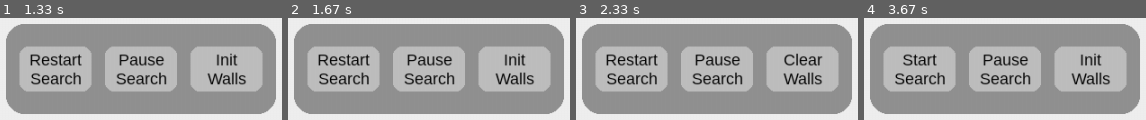
Above: before the commit, frames 1-4 (left to right).
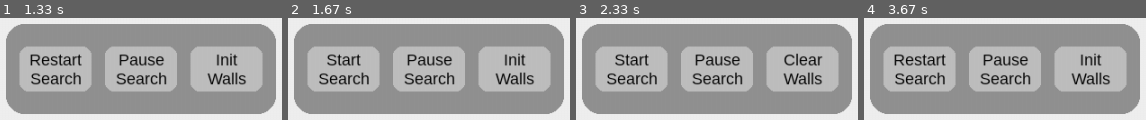
Above: after the commit, the same moments.

Repository: Kiwi-qiqi/Path_Planning
Game: pygame game, started from Test/Button_Test.py
Two runs of this game, one before a commit and one after it. Both use one fixed random seed, a clock stepped at 60 frames per second and the inputs below.
Inputs (mouse positions are in pixels of both pictures, inside the frame that each line leads up to):
- Up to frame 1 (1.33 s): press the mouse at (56, 69) at 0.37 s; move the mouse to (outside the picture) at 0.47 s; release the mouse at (outside the picture) at 0.6 s; click (141, 69) at 1.28 s
- Up to frame 2 (1.67 s): press the mouse at (429, 69) at 1.57 s
- Up to frame 3 (2.33 s): move the mouse to (677, 58) at 1.67 s; release the mouse at (638, 48) at 1.8 s; click (801, 69) at 2.15 s
- Up to frame 4 (3.67 s): press the mouse at (1005, 69) at 2.43 s; move the mouse to (outside the picture) at 2.53 s; move the mouse to (outside the picture) at 2.63 s; release the mouse at (outside the picture) at 2.67 s; press the mouse at (1089, 69) at 2.9 s; move the mouse to (outside the picture) at 3 s; release the mouse at (outside the picture) at 3.13 s; move the mouse to (outside the picture) at 3.23 s; click (outside the picture) at 3.33 s; press the mouse at (920, 69) at 3.6 s

Frame 1 is identical in both runs. In frame 2, 1.3% of the frame differs, in the area x 10-30%, y 35-48%; in frame 3, 1.3%; in frame 4, 1.3%.

Commit message:
Add button logic, lack of Resume Search logical

Diff:
--- a/Map/Button.py
+++ b/Map/Button.py
@@ -28,7 +28,10 @@
         # 计算按钮的padding和y坐标
         self.button_padding = (panel.panel_width  - button_width * 3) // 4
         self.button_y       = (panel.panel_height - button_height) // 2
-        self.initialize(panel)
+        self.initialize()
+
+        self.init_button(panel)
+
 
 #----------------------------------------Button初始化部分----------------------------------------
     def init_pygame(self):
@@ -44,7 +47,7 @@
         self.restart_search       = False
         self.resume_search        = False
 
-        self.search_signal        = False
+        self.dynamic_visualize    = False
 
         # Button 2
         self.pause_search         = False
@@ -58,14 +61,36 @@
         # 起点, 终点, 障碍物是否变化
         self.state_changed        = False
 
+        self.search_over          = False
+
     def init_font(self):
         self.font = pygame.font.SysFont('Helvetica', 18)
 
+    def init_text(self):
+        # 定义按钮列表和点击事件    setattr() 函数, 用来设置对象的属性值
+        self.text = [
+            {'label': 'Start\nSearch', 'rect': None, 'callback': lambda: setattr(self, 'start_search', True)},
+            {'label': 'Pause\nSearch', 'rect': None, 'callback': lambda: setattr(self, 'pause_search', True)},
+            {'label': 'Init\nWalls',   'rect': None, 'callback': lambda: setattr(self, 'init_walls', True)}]
+
+    def initialize(self):
+        self.init_pygame()
+        self.init_color()
+        self.init_bool_state()
+        self.init_font()
+        self.init_text()
+
+#----------------------------------------Button文字处理与更新部分----------------------------------------
+
     def button_with_text(self, index):
+        """
+        将每个按钮上增加对应的文字
+        """
         button = pygame.Surface((self.button_width, self.button_height), pygame.SRCALPHA)
         pygame.draw.rect(button, self.button_color, button.get_rect(), border_radius=10)
+
         # 将文本进行换行处理
-        text_lines = textwrap.wrap(self.buttons_with_text[index]['label'], width=5,
+        text_lines = textwrap.wrap(self.text[index]['label'], width=5,
                                    break_long_words=False, break_on_hyphens=False)
         # 计算文本总高度和行高
         total_height = len(text_lines) * self.font.get_height()
@@ -85,38 +110,29 @@
         Adds the text to the button surfaces.
         将文本添加到按钮表面上
         """
+        self.button_surfaces    = []
+
         for i in range(3):
             button = self.button_with_text(i)
             self.button_surfaces.append(button)
+
 
     def create_button(self, panel):
         for i, button in enumerate(self.button_surfaces):
             button_rect = button.get_rect()
             button_rect.x = panel.panel_rect.x + self.button_padding * (i + 1) + self.button_width * i
             button_rect.y = panel.panel_rect.y + self.button_y
-            self.buttons_with_text[i]['rect'] = button_rect
+            self.text[i]['rect'] = button_rect
             self.buttons_rect.append(button_rect)
 
 
     def init_button(self, panel):
-        self.button_surfaces    = []
         self.buttons_rect       = []
         self.buttons            = []
 
-        # 定义按钮列表和点击事件    setattr() 函数, 用来设置对象的属性值
-        self.buttons_with_text = [
-            {'label': 'Start\nSearch', 'rect': None, 'callback': lambda: setattr(self, 'start_search', True)},
-            {'label': 'Pause\nSearch', 'rect': None, 'callback': lambda: setattr(self, 'pause_search', True)},
-            {'label': 'Init\nWalls',   'rect': None, 'callback': lambda: setattr(self, 'init_walls', True)}]
         self.add_text_to_buttons()
         self.create_button(panel)
 
-    def initialize(self, panel):
-        self.init_pygame()
-        self.init_color()
-        self.init_bool_state()
-        self.init_font()
-        self.init_button(panel)
 
 
 #----------------------------------------Button位置更新部分----------------------------------------
@@ -140,61 +156,92 @@
         点击button后, 根据当前button状态执行相应操作
         """
         if index == 0:
+            # Button 1
             if self.start_search:
                 # start_search后，文字改变，且开始搜索路径
-                self.search_signal = True
-                self.buttons_with_text[index]['label'] = 'Restart\nSearch'
-                self.buttons_with_text[index]['callback']  = lambda: setattr(self, 'restart_search', True)
+                self.dynamic_visualize = True
+                self.text[index]['label'] = 'Restart\nSearch'
+                self.text[index]['callback']  = lambda: setattr(self, 'restart_search', True)
 
             if self.restart_search or self.state_changed:
                 if self.restart_search:
-                    self.search_signal = True
-                self.buttons_with_text[index]['label'] = 'Start\nSearch'
-                self.buttons_with_text[index]['callback']  = lambda: setattr(self, 'start_search', True)
+                    self.dynamic_visualize = True
+                self.text[index]['label'] = 'Start\nSearch'
+                self.text[index]['callback']  = lambda: setattr(self, 'start_search', True)
 
             if self.resume_search:
-                self.search_signal = True
-                self.buttons_with_text[index]['label'] = 'Restart\nSearch'
-                self.buttons_with_text[index]['callback']  = lambda: setattr(self, 'restart_search', True)
-
-                self.buttons_with_text[index+1]['label'] = 'Pause\nSearch'
-                self.buttons_with_text[index+1]['callback']  = lambda: setattr(self, 'pause_search', True)
+                self.dynamic_visualize = True
+                self.text[index]['label'] = 'Restart\nSearch'
+                self.text[index]['callback']  = lambda: setattr(self, 'restart_search', True)
+
+                self.text[index+1]['label'] = 'Pause\nSearch'
+                self.text[index+1]['callback']  = lambda: setattr(self, 'pause_search', True)
+
+        if index == 1:
+            # Button 2
+            if self.dynamic_visualize:
+                if self.pause_search:
+                    self.dynamic_visualize = False
+                    self.pause_search = False
+                    self.text[index]['label'] = 'Cancel\nSearch'
+                    self.text[index]['callback']  = lambda: setattr(self, 'cancel_search', True)
+
+                    # 点击暂停后, start_search 和 restart_search
+                    # 此时button 1文字也对应修改
+                    self.text[index-1]['label'] = 'Resume\nSearch'
+                    self.text[index-1]['callback']  = lambda: setattr(self, 'resume_search', True)
+                else:
+                    pass
+
+            if self.cancel_search:
+                self.dynamic_visualize = False
+                self.clear_path = True
+                # 取消搜索后，所有路径与已拓展网格全部清空
+                self.text[index]['label'] = 'Pause\nSearch'
+                self.text[index]['callback']  = lambda: setattr(self, 'pause_search', True)
+
+                # 此时button 1文字也对应修改
+                self.text[index-1]['label'] = 'Start\nSearch'
+                self.text[index-1]['callback']  = lambda: setattr(self, 'start_search', True)
+
+            if self.search_over:
+                # 如果搜索以及动态展示结束，则修改button2为Clear Path
+                self.search_over = False
+
+                self.text[index]['label'] = 'Clear\nPath'
+                self.text[index]['callback']  = lambda: setattr(self, 'clear_path', True)
+
+            if self.clear_path:
+                # 搜索结束后，点击clear_path全部清空所有路径与已拓展网格
+                self.dynamic_visualize = False
+                self.clear_path = True
+                self.text[index]['label'] = 'Pause\nSearch'
+                self.text[index]['callback']  = lambda: setattr(self, 'pause_search', True)
+
+                # 此时button 1文字也对应修改
+                self.text[index-1]['label'] = 'Start\nSearch'
+                print(self.text[index-1]['label'])
+                self.text[index-1]['callback']  = lambda: setattr(self, 'start_search', True)
 
         if index == 2:
-            if self.start_search or self.restart_search or self.resume_search:
-                if self.pause_search:
-                    self.search_signal = False
-                    self.buttons_with_text[index]['label'] = 'Cancel\nSearch'
-                    self.buttons_with_text[index]['callback']  = lambda: setattr(self, 'cancel_search', True)
-
-                    # 点击暂停后, start_search和restart_search
-                    # 此时button 1文字也对应修改
-                    self.buttons_with_text[index-1]['label'] = 'Resume\nSearch'
-                    self.buttons_with_text[index-1]['callback']  = lambda: setattr(self, 'resume_search', True)
-
-            if self.restart_search:
-                self.buttons_with_text[index]['label'] = 'Start\nSearch'
-                self.buttons_with_text[index]['callback']  = lambda: setattr(self, 'start_search', True)
-
-
-        if index == 2:
+            # Button 3
             # 第三个按钮有两种状态
             # 初始页面为Init Walls, 此时点击将生成随机障碍物, 而后按钮变为Clear Walls
             # 当存在障碍物时, 按钮状态为Clear Walls, 此时点击将清除所有的walls, 并将按钮名称改为'Init Walls'
             if self.init_walls:
                 # self.init_walls = False 这一步在执行完障碍物初始化后执行，在gridmap中
-                self.buttons_with_text[index]['label'] = 'Clear\nWalls'
-                self.buttons_with_text[index]['callback']  = lambda: setattr(self, 'clear_walls', True)
+                self.text[index]['label'] = 'Clear\nWalls'
+                self.text[index]['callback']  = lambda: setattr(self, 'clear_walls', True)
 
             if self.clear_walls:
                 # self.clear_walls = False 这一步在执行完障碍物初始化后执行，在gridmap中
-                self.buttons_with_text[index]['label'] = 'Init\nWalls'
-                self.buttons_with_text[index]['callback']  = lambda: setattr(self, 'init_walls', True)
+                self.text[index]['label'] = 'Init\nWalls'
+                self.text[index]['callback']  = lambda: setattr(self, 'init_walls', True)
 
 
     def button_click_event(self):
         mouse_pos = pygame.mouse.get_pos()
-        if all(not button['rect'].collidepoint(mouse_pos) for button in self.buttons_with_text):
+        if all(not button['rect'].collidepoint(mouse_pos) for button in self.text):
             # 如果只点击到panel, 而非button上
             self.button_click = False
 
@@ -202,12 +249,11 @@
             # 如果点击到了button上,此时禁止处理button处的网格
             self.button_click = True
 
-            for button in self.buttons_with_text:
+            for button in self.text:
                 if button['rect'].collidepoint(mouse_pos):
-                    button_index = self.buttons_with_text.index(button)
+                    button_index = self.text.index(button)
                     button['callback']()
 
                     self.execute_button_action(button_index)
-                    button = self.button_with_text(button_index)
-                    self.button_surfaces[button_index] = button
+                    self.add_text_to_buttons()
                     break
--- a/Map/pygame_test.py
+++ b/Map/pygame_test.py
@@ -1,73 +1,111 @@
 import pygame
-import panel as pn
-import sys
+import time
 
-# 初始化 Pygame 和 Panel
+# 初始化pygame
 pygame.init()
-pn.extension()
 
-# 设置游戏屏幕的大小和标题
-SCREEN_WIDTH, SCREEN_HEIGHT = 800, 600
-screen = pygame.display.set_mode((SCREEN_WIDTH, SCREEN_HEIGHT))
-pygame.display.set_caption('Pygame with Panel')
+# 定义颜色
+BLACK = (0, 0, 0)
+WHITE = (255, 255, 255)
 
-# 创建一个 Panel 应用，并定义 Panel 的大小和位置
-app = pn.Column(width=500, height=400)
-app_pos = (150, 100)
+# 设置窗口大小
+WINDOW_SIZE = (400, 400)
+screen = pygame.display.set_mode(WINDOW_SIZE)
 
-# 创建一个 Checkbox，并将其与一段文本绑定在一起
-checkbox = pn.widgets.Checkbox(name='选项 1', width=100)
-text = pn.pane.Markdown('这里是选项 1 执行的内容')
+# 设置窗口标题
+pygame.display.set_caption("倒数10秒")
 
-# 定义当 Checkbox 被选中时执行的函数
-def checkbox_callback(event):
-    if event.new:
-        # Checkbox 被选中
-        checkbox.label = '✓ 选项 1'
-        text.object = '这里是选项 1 执行的内容'
-        # 执行选项 1 对应的功能
-        print('执行选项1')
-    else:
-        # Checkbox 被取消选中
-        checkbox.label = '○ 选项 1'
-        text.object = ''
-        # 取消选项 1 对应的功能
-        print('不执行选项1')
+# 定义字体
+font = pygame.font.SysFont(None, 24)
 
-# 将 Checkbox 的回调函数绑定到其 on_change 事件上
-# checkbox._comm_change('value', checkbox_callback)
-checkbox._comm_change['value'] = [checkbox_callback]
+# 定义按钮
+start_button_rect = pygame.Rect(50, 250, 100, 50)
+start_button_color = WHITE
+start_button_text = font.render("Start", True, BLACK)
+start_button_text_rect = start_button_text.get_rect(center=start_button_rect.center)
+start_button_pressed = False
 
+pause_button_rect = pygame.Rect(250, 250, 100, 50)
+pause_button_color = WHITE
+pause_button_text = font.render("Pause", True, BLACK)
+pause_button_text_rect = pause_button_text.get_rect(center=pause_button_rect.center)
+pause_button_pressed = False
 
-# 在 Panel 上添加 Checkbox 和文本
-app.append(checkbox)
-app.append(text)
+# 定义倒数时长
+countdown = 10
+start_time = None
+pause_time = None
 
-# 定义 Panel 的位置和大小，以及 Panel 是否被拖动
-panel_rect = pygame.Rect(app_pos[0], app_pos[1], app.width, app.height)
-is_dragging_panel = False
-
-# 游戏主循环
+# 游戏循环
 while True:
-    # 处理游戏事件
+    # 检查事件
     for event in pygame.event.get():
         if event.type == pygame.QUIT:
             pygame.quit()
-            sys.exit()
+            quit()
         elif event.type == pygame.MOUSEBUTTONDOWN:
-            # 检查鼠标是否在 Panel 上单击
-            if panel_rect.collidepoint(event.pos):
-                is_dragging_panel = True
-        elif event.type == pygame.MOUSEBUTTONUP:
-            # 停止拖动 Panel
-            is_dragging_panel = False
-        elif event.type == pygame.MOUSEMOTION:
-            # 如果正在拖动 Panel，移动 Panel 到新位置
-            if is_dragging_panel:
-                panel_rect.move_ip(event.rel)
-                app_pos = (panel_rect.left, panel_rect.top)
+            if start_button_rect.collidepoint(event.pos):
+                if not start_button_pressed:
+                    start_button_pressed = True
+                    start_time = time.time()
+                    pause_time = None
+                    start_button_text = font.render("Start", True, BLACK)
+                    pause_button_text = font.render("Pause", True, BLACK)
+            elif pause_button_rect.collidepoint(event.pos):
+                if start_button_pressed:
+                    pause_button_pressed = not pause_button_pressed
+                    if pause_button_pressed:
+                        pause_button_text = font.render("Cancel", True, BLACK)
+                        start_button_text = font.render("Continue", True, BLACK)
+                        pause_time = time.time()
+                    else:
+                        pause_button_text = font.render("Pause", True, BLACK)
+                        start_button_text = font.render("Start", True, BLACK)
+                        start_time += time.time() - pause_time
 
-    # 绘制屏幕背景和 Panel
-    screen.fill((255, 255, 255))
-    app.show(port=pygame.display.get_wm_info()['window'])
+    # 绘制界面
+    screen.fill(BLACK)
+    countdown_text = font.render(str(countdown), True, WHITE)
+    countdown_text_rect = countdown_text.get_rect(center=screen.get_rect().center)
+    screen.blit(countdown_text, countdown_text_rect)
+    pygame.draw.rect(screen, start_button_color, start_button_rect)
+    screen.blit(start_button_text, start_button_text_rect)
+    pygame.draw.rect(screen, pause_button_color, pause_button_rect)
+    screen.blit(pause_button_text, pause_button_text_rect)
+
+    # 更新界面
     pygame.display.update()
+
+    # 计算倒数时间
+    if start_button_pressed and not pause_button_pressed:
+        countdown = 10 - int(time.time() - start_time)
+        if countdown <= 0:
+            countdown = 0
+            start_button_pressed = False
+            start_button_text = font.render("Start", True, BLACK)
+            pause_button_text = font.render("Pause", True, BLACK)
+            start_time = None
+            pause_time = None
+    elif start_button_pressed and pause_button_pressed:
+        countdown = countdown
+    else:
+        countdown = 10
+
+    # 退出pygame
+
+
+# 在这个代码中，我们首先使用Pygame创建了一个窗口，
+# 并定义了两个按钮，一个是“Start”按钮，另一个是“Pause”按钮。
+# 我们还定义了倒数时长变量，初始值为10。
+# 然后，在游戏循环中，我们不断检查事件，例如鼠标点击事件，以响应用户的操作。
+# 当用户点击“Start”按钮时，倒计时开始，当用户点击“Pause”按钮时，倒计时暂停，
+# 当用户再次点击“Continue”按钮时，倒计时继续，
+# 当用户再次点击“Cancel”按钮时，倒计时被取消，重新开始从10秒开始倒计时。
+
+# 我们使用time模块来计算时间，使用pygame的渲染机制来绘制倒计时和按钮。
+# 在绘制按钮时，我们检查按钮是否被按下，如果是，则将按钮颜色和文本更改为相应的状态。
+
+# 最后，当倒计时为0时，我们将倒计时重置为10，
+# 并将“Start”和“Pause”按钮文本更改为初始状态。
+
+# 你可以将这个代码保存在一个.py文件中，然后运行它来体验倒计时程序。
--- a/Map/test.py
+++ b/Map/test.py
@@ -1,8 +1,71 @@
-buttons_with_text = [
-            {'label': 'Start\nSearch', 'rect': None},
-            {'label': 'Pause\nSearch', 'rect': None},
-            {'label': 'Init\nWalls',   'rect': None}
-            ]
+import pygame
 
-for button in buttons_with_text:
-    print(buttons_with_text.index(button))
+pygame.init()
+
+win = pygame.display.set_mode((500, 500))
+
+clock = pygame.time.Clock()
+
+font = pygame.font.Font(None, 36)
+
+start_button = pygame.Rect(50, 50, 100, 50)
+pause_button = pygame.Rect(200, 50, 100, 50)
+continue_button = pygame.Rect(200, 50, 150, 50)
+cancel_button = pygame.Rect(350, 50, 100, 50)
+
+is_running = False
+is_paused = False
+counter = 0
+stored_counter = 0
+
+while True:
+    for event in pygame.event.get():
+        if event.type == pygame.QUIT:
+            pygame.quit()
+            quit()
+        elif event.type == pygame.MOUSEBUTTONDOWN:
+            if start_button.collidepoint(event.pos):
+                is_running = True
+            elif pause_button.collidepoint(event.pos):
+                is_paused = True
+                stored_counter = counter
+                start_button.text = 'Continue'
+                pause_button.text = 'Cancel'
+            elif continue_button.collidepoint(event.pos):
+                is_paused = False
+                start_button.text = 'Start'
+                pause_button.text = 'Pause'
+            elif cancel_button.collidepoint(event.pos):
+                is_running = False
+                is_paused = False
+                counter = 0
+                stored_counter = 0
+                start_button.text = 'Start'
+                pause_button.text = 'Pause'
+
+    win.fill((255, 255, 255))
+
+    if is_running:
+        for i in range(counter, 101):
+            counter = i
+            text = font.render(str(i), True, (0, 0, 0))
+            win.blit(text, (200, 200))
+            pygame.display.update()
+            clock.tick(10)
+            if is_paused:
+                break
+
+    start_button.text_surface = font.render(start_button.text, True, (0, 0, 0))
+    pygame.draw.rect(win, (0, 255, 0), start_button)
+    win.blit(start_button.text_surface, (start_button.x + 10, start_button.y + 10))
+
+    pause_button.text_surface = font.render(pause_button.text, True, (0, 0, 0))
+    pygame.draw.rect(win, (255, 0, 0), pause_button)
+    win.blit(pause_button.text_surface, (pause_button.x + 10, pause_button.y + 10))
+
+    cancel_button.text_surface = font.render('Cancel', True, (0, 0, 0))
+    pygame.draw.rect(win, (0, 0, 255), cancel_button)
+    win.blit(cancel_button.text_surface, (cancel_button.x + 10, cancel_button.y + 10))
+
+    pygame.display.update()
+    clock.tick(60)
--- a/Test/Button_Test.py
+++ b/Test/Button_Test.py
@@ -4,6 +4,7 @@
 """
 import os
 import sys
+import time
 import pygame
 
 # 将 Map 文件夹所在路径添加到 sys.path 中
@@ -16,11 +17,80 @@
 from Map.Button  import Button
 
 #------------------------------------------Test------------------------------------------#
-def button_function_test(button):
+def countdown_timer(dynamic_visualize):
+    # 定义倒数时长
+    countdown = 10
+    start_time = time.time()
+    pause_time = None
+
+    while countdown > 0:
+        if dynamic_visualize:
+            countdown = 10 - int(time.time() - start_time)
+            print('倒计时: ', countdown)
+            if countdown <= 0:
+                # 计时结束
+                dynamic_visualize = False
+
+        else:
+            pause_time = time.time()
+            start_time += time.time() - pause_time
+            countdown = 10 - int(time.time() - start_time)
+            print('倒计时: ', countdown)
+
+def show_dynamic(dynamic_visualize):
+    for i in range(100):
+        if dynamic_visualize:
+            pygame.time.delay(100)
+            print(i)
+            if i >= 9:
+                dynamic_visualize = False
+                break
+        else:
+            break
+
+
+def button1_function_test(button):
     if button.start_search:
-        print('Start Search!')
+        print('Start Search--Algorithm!')
         button.start_search = False
 
+    elif button.restart_search:
+        print('Restart Search--Algorithm!')
+        button.restart_search = False
+
+    elif button.resume_search:
+        print('Resume Search--Algorithm!')
+        button.resume_search = False
+
+
+def button2_function_test(button):
+    if button.pause_search:
+        # 暂停可视化的过程
+        print('Pause Search!')
+        button.dynamic_visualize = False
+        button.pause_search = False
+
+    if button.dynamic_visualize:
+        show_dynamic(button.dynamic_visualize)
+
+        # button.dynamic_visualize = False
+        button.search_over = True
+
+
+    if button.cancel_search:
+        print('Cancel Search!')
+        button.clear_path = True
+        print('Path has been cleared')
+        button.clear_path = False
+        button.cancel_search = False
+
+    elif button.clear_path:
+        print('Path has been cleared')
+        button.clear_path = False
+
+
+
+def button3_function_test(button):
     if button.init_walls:
         print('Init Walls Finished!')
         button.init_walls = False
@@ -39,6 +109,11 @@
         for event in pygame.event.get():
             if event.type == pygame.QUIT:
                 running = False
+
+            elif event.type == pygame.KEYDOWN:
+                # 按下 ESC 键退出程序
+                if event.key == pygame.K_ESCAPE:
+                    running = False
 
             elif event.type == pygame.VIDEORESIZE:
                 # panel更新到屏幕中下位置,button随着panel移动
@@ -60,8 +135,6 @@
                     if button.button_click:
                         panel.dragging_panel = False
 
-                    button_function_test(button)
-
             # 处理鼠标松开事件
             elif event.type == pygame.MOUSEBUTTONUP:
                 if event.button == 1:
@@ -72,12 +145,25 @@
                 panel.mouse_motion_event(screen)
                 button.update_button_pos(panel)
 
+
             screen.interface.fill(screen.background_color)
             panel.blit_panel(screen)
             button.blit_button(screen)
 
             # Update the display
             pygame.display.update()
+
+
+
+        # if button.dynamic_visualize:
+        #     print('button.dynamic_visualize: ', button.dynamic_visualize)
+        # if button.pause_search:
+        #     print('button.pause_search     : ', button.pause_search)
+        button1_function_test(button)
+        button2_function_test(button)
+        button3_function_test(button)
+
+
     # Quit Pygame
     pygame.quit()
 
